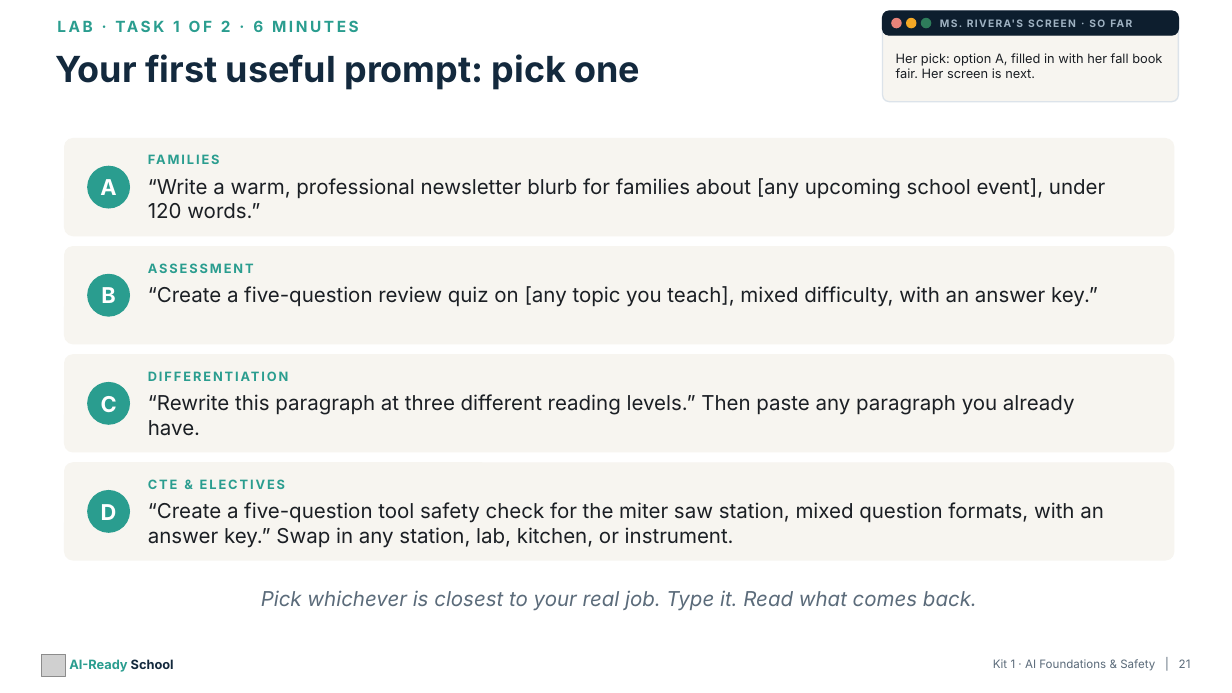
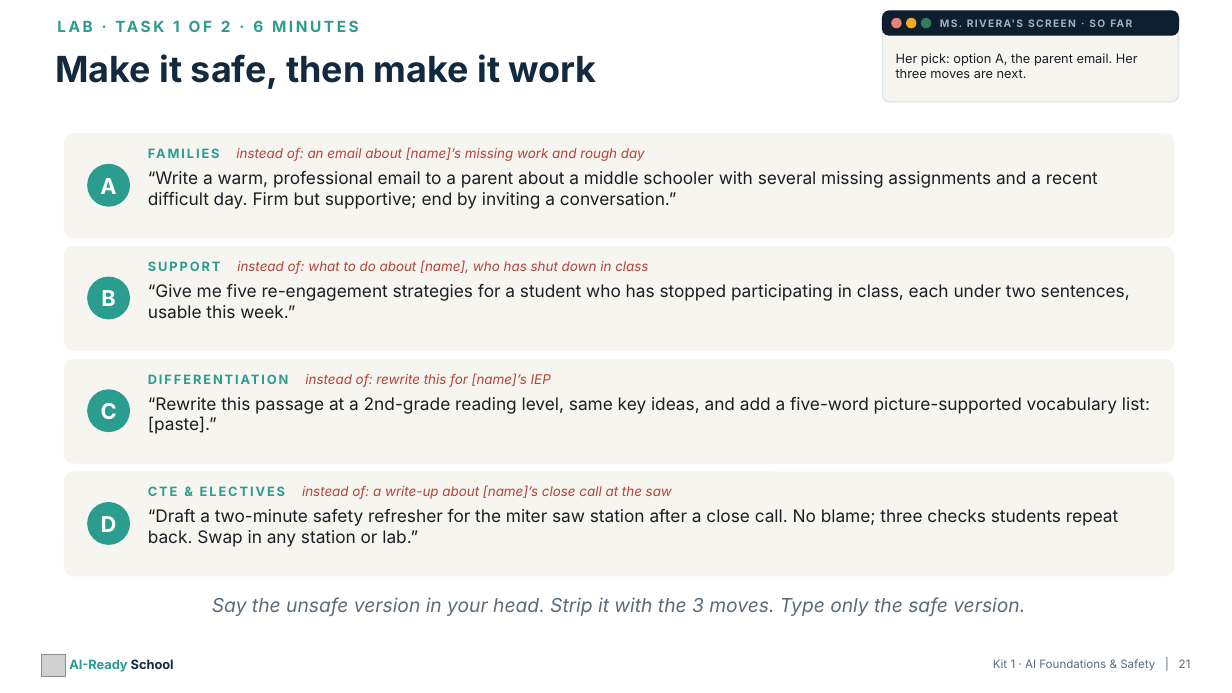
Before and after one commit to aspinozzi1/Ai-School-Ready, a slide deck: slide 21 of kits/kit01-tpt/Kit01_PresentationDeck.pptx. Drawn at 1232x693 pixels with LibreOffice and Linux fonts; fonts in the diff are those of the drawing; grey boxes stand for pictures. Boxes give left, top, right and bottom in pixels: in the first picture for what was removed or moved away, otherwise in the second. Text is boxed around its words. In the diff, an @@ line names an element or a change of style, - is before the commit and + after.

```diff
--- a/kits/kit01-tpt/Kit01_PresentationDeck.pptx
+++ b/kits/kit01-tpt/Kit01_PresentationDeck.pptx
@@ text at (x1=55, y1=54, x2=597, y2=89): text changed @@
-Your first useful prompt: pick one
+Make it safe, then make it work
@@ text at (x1=896, y1=53, x2=1138, y2=78): text changed @@
-Her pick: option A, filled in with her fall book fair. Her screen is next.
+Her pick: option A, the parent email. Her three moves are next.
@@ rounded rectangle resized from (x1=65, y1=139, x2=1174, y2=236) to (x1=65, y1=134, x2=1174, y2=238) @@
@@ text at (x1=236, y1=147, x2=645, y2=161): text changed; size 10 to 10.5 pt; text colour #2A9D8F to #B4453A; bold off; italic on @@
-FAMILIES
+FAMILIES instead of: an email about [name]’s missing work and rough day
@@ text at (x1=148, y1=171, x2=1098, y2=209): text changed; size 16 to 13.5 pt @@
-“Write a warm, professional newsletter blurb for families about [any upcoming school event], under 120 words.”
+“Write a warm, professional email to a parent about a middle schooler with several missing assignments and a recent difficult day. Firm but supportive; end by inviting a conversation.”
@@ rounded rectangle resized from (x1=65, y1=247, x2=1174, y2=344) to (x1=65, y1=247, x2=1174, y2=350) @@
@@ text at (x1=237, y1=260, x2=648, y2=274): text changed; size 10 to 10.5 pt; text colour #2A9D8F to #B4453A; bold off; italic on @@
-ASSESSMENT
+SUPPORT instead of: what to do about [name], who has shut down in class
@@ text at (x1=148, y1=284, x2=1130, y2=318): text changed; size 16 to 13.5 pt @@
-“Create a five-question review quiz on [any topic you teach], mixed difficulty, with an answer key.”
+“Give me five re-engagement strategies for a student who has stopped participating in class, each under two sentences, usable this week.”
@@ rounded rectangle resized from (x1=65, y1=355, x2=1174, y2=452) to (x1=65, y1=360, x2=1174, y2=463) @@
@@ text at (x1=305, y1=373, x2=551, y2=387): text changed; size 10 to 10.5 pt; text colour #2A9D8F to #B4453A; bold off; italic on @@
-DIFFERENTIATION
+DIFFERENTIATION instead of: rewrite this for [name]’s IEP
@@ text "C" moved from (x1=101, y1=396, x2=117, y2=412) to (x1=101, y1=403, x2=117, y2=419) @@
@@ ellipse moved from (x1=88, y1=383, x2=129, y2=424) to (x1=88, y1=390, x2=129, y2=432) @@
@@ text at (x1=148, y1=397, x2=1150, y2=434): text changed; size 16 to 13.5 pt @@
-“Rewrite this paragraph at three different reading levels.” Then paste any paragraph you already have.
+“Rewrite this passage at a 2nd-grade reading level, same key ideas, and add a five-word picture-supported vocabulary list: [paste].”
@@ proportions changed in 4 elements at (x1=65, y1=134, x2=1174, y2=238), (x1=65, y1=247, x2=1174, y2=350), (x1=65, y1=360, x2=1174, y2=463), (x1=65, y1=472, x2=1174, y2=576) @@
@@ rounded rectangle resized from (x1=65, y1=463, x2=1174, y2=560) to (x1=65, y1=472, x2=1174, y2=576) @@
@@ text "D" moved from (x1=101, y1=504, x2=117, y2=520) to (x1=101, y1=516, x2=117, y2=532) @@
@@ ellipse moved from (x1=88, y1=491, x2=129, y2=532) to (x1=88, y1=503, x2=129, y2=544) @@
@@ text at (x1=148, y1=509, x2=1118, y2=547): text changed; size 16 to 13.5 pt @@
-“Create a five-question tool safety check for the miter saw station, mixed question formats, with an answer key.” Swap in any station, lab, kitchen, or instrument.
+“Draft a two-minute safety refresher for the miter saw station after a close call. No blame; three checks students repeat back. Swap in any station or lab.”
@@ text at (x1=148, y1=485, x2=672, y2=499): text changed; size 10 to 10.5 pt; text colour #2A9D8F to #B4453A; bold off; italic on @@
-CTE & ELECTIVES
+CTE & ELECTIVES instead of: a write-up about [name]’s close call at the saw
@@ text at (x1=212, y1=597, x2=1025, y2=616): text changed; size 16 to 15 pt @@
-Pick whichever is closest to your real job. Type it. Read what comes back.
+Say the unsafe version in your head. Strip it with the 3 moves. Type only the safe version.
```
Also in this commit, not shown: 4 other slides changed, 3 slides added, 3 slides removed, 27 other files.
